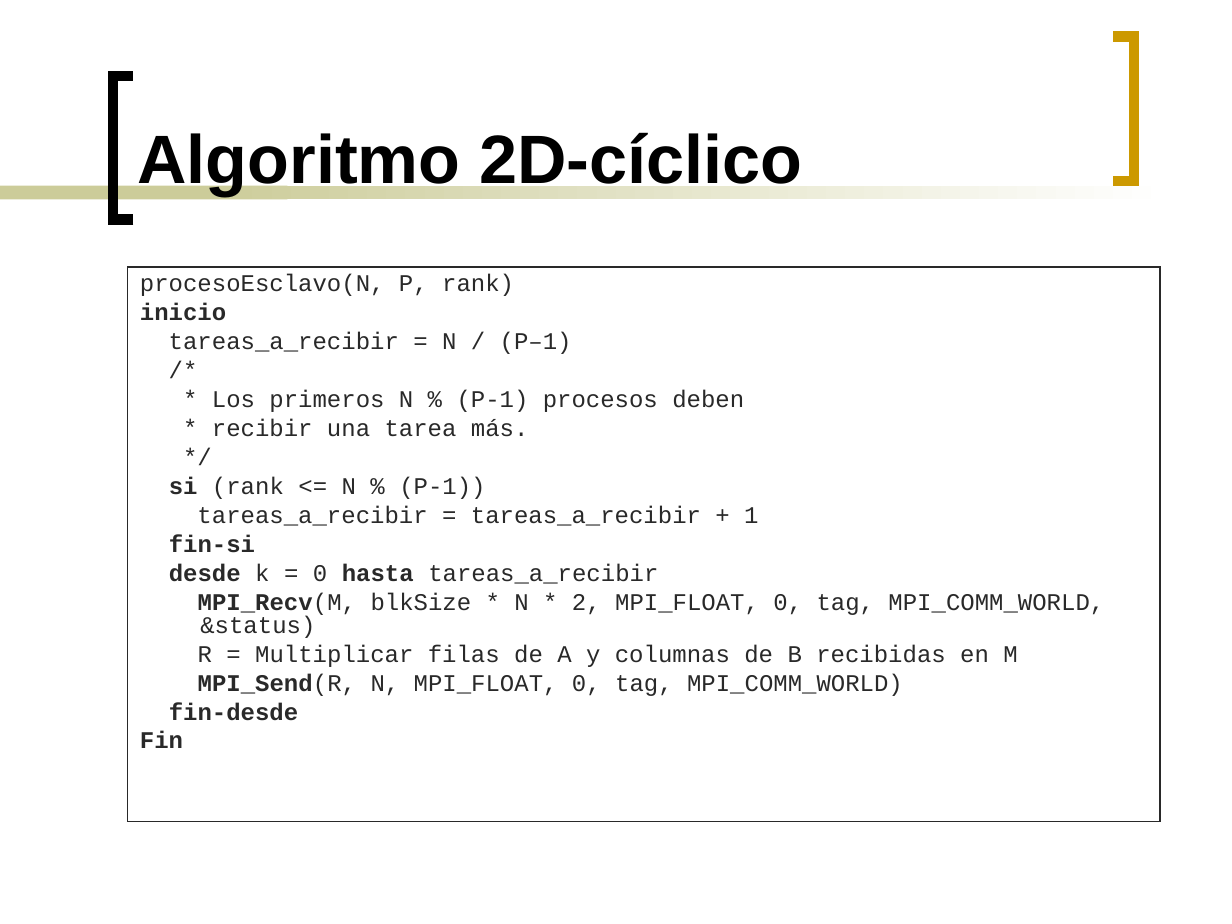
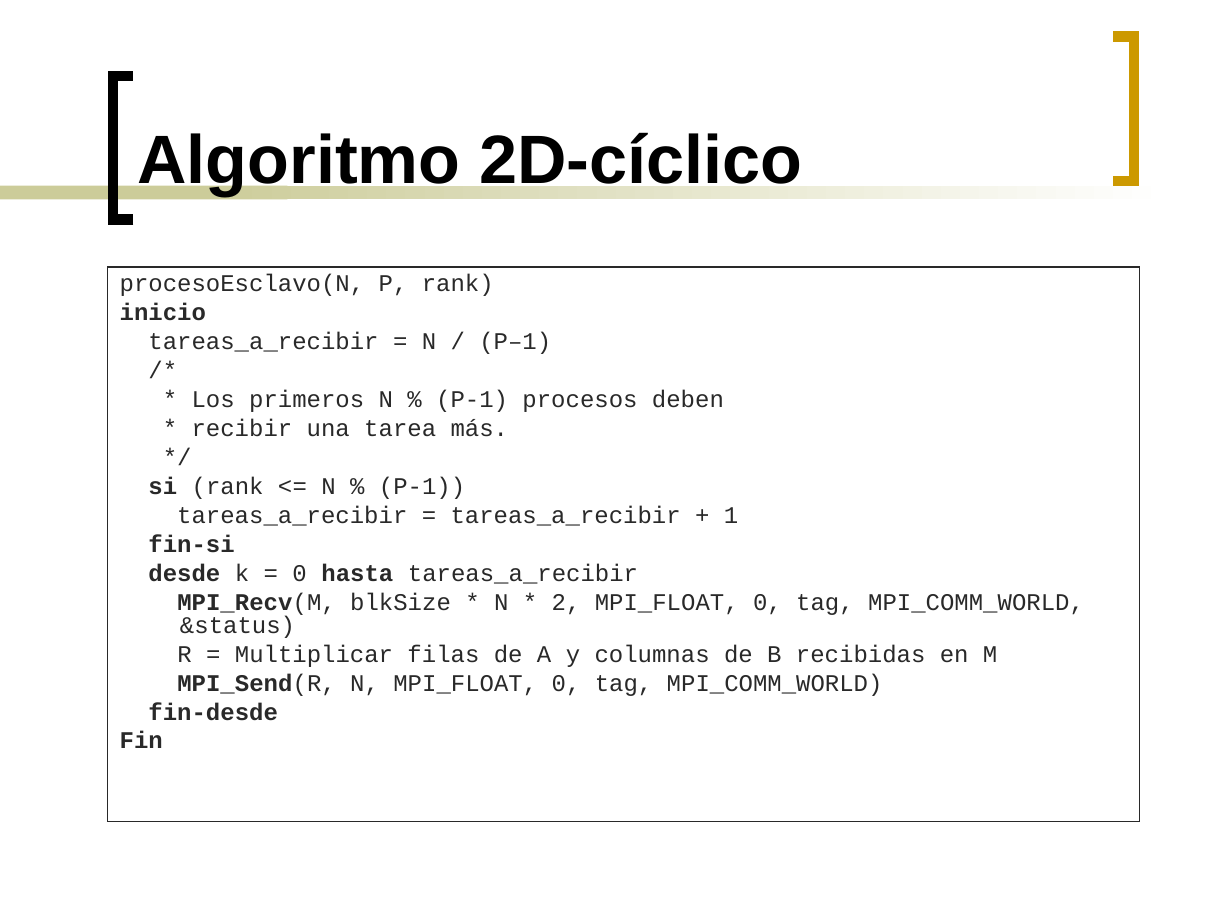
Before and after one commit to ghuttemann/multimat2, a slide deck: slide 6 of mpi/docs/Presentacion-Multimat-MPI.ppt. Drawn at 1232x924 pixels with LibreOffice and Linux fonts; fonts in the diff are those of the drawing. Boxes give left, top, right and bottom in pixels: in the first picture for what was removed or moved away, otherwise in the second. Text is boxed around its words. In the diff, an @@ line names an element or a change of style, - is before the commit and + after.

```diff
--- a/mpi/docs/Presentacion-Multimat-MPI.ppt
+++ b/mpi/docs/Presentacion-Multimat-MPI.ppt
@@ text "procesoEsclavo(N, P, rank)": place and size @@
-text "procesoEsclavo(N, P, rank)" at bbox=[128, 267, 1161, 822]
+text "procesoEsclavo(N, P, rank)" at bbox=[107, 267, 1140, 822]
```
Also in this commit, not shown: 4 other slides changed.
